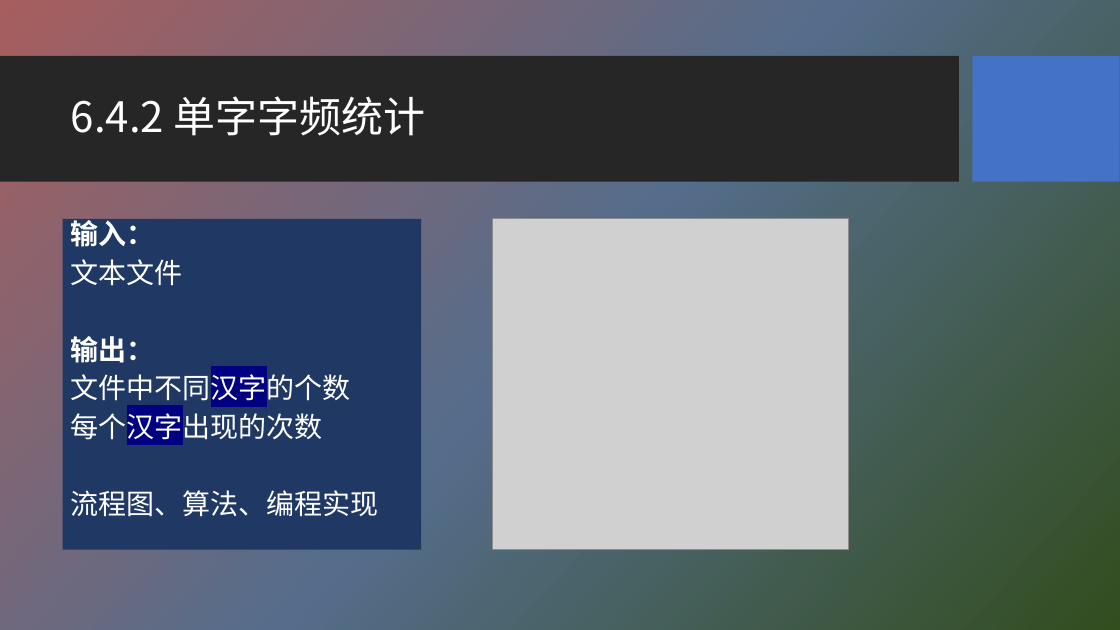
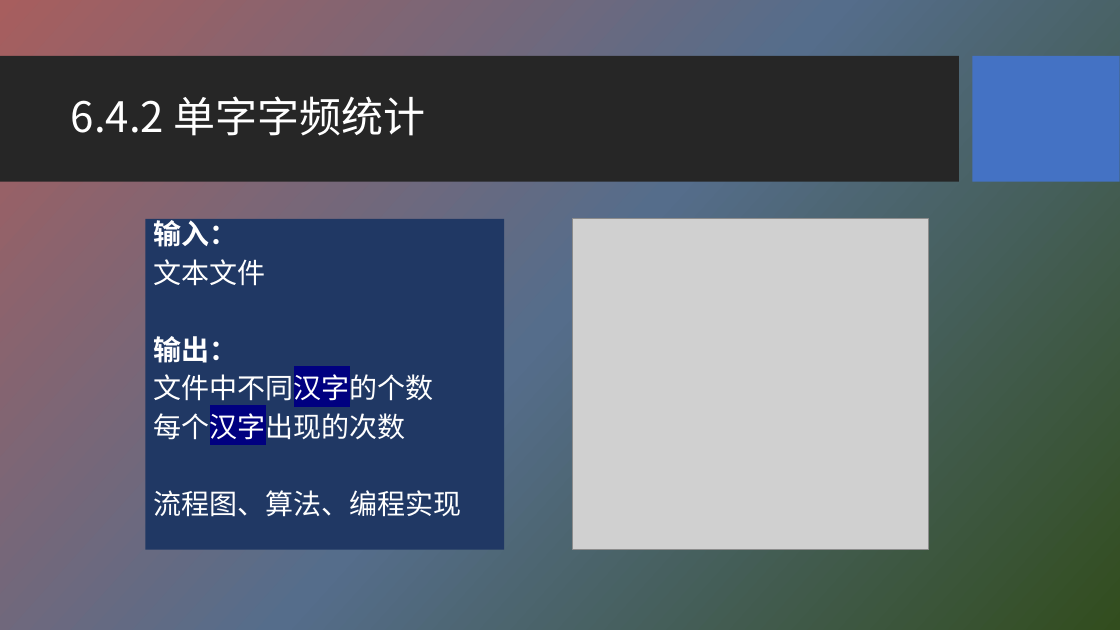
Before and after one commit to HBU/NLP_PPT, a slide deck: slide 32 of PPT-2020/ch06 字符编码与字频统计.pptx. Drawn at 1120x630 pixels with LibreOffice and Linux fonts; fonts in the diff are those of the drawing; grey boxes stand for pictures; background and template pictures are left out. Boxes give left, top, right and bottom in pixels: in the first picture for what was removed or moved away, otherwise in the second. Text is boxed around its words. In the diff, an @@ line names an element or a change of style, - is before the commit and + after.

```diff
--- a/PPT-2020/ch06 字符编码与字频统计.pptx
+++ b/PPT-2020/ch06 字符编码与字频统计.pptx
@@ text "输入：": place and size @@
-text "输入：" at [62, 219, 421, 550]
+text "输入：" at [145, 219, 504, 550]
@@ picture: place and size @@
-picture at [493, 219, 849, 550]
+picture at [573, 219, 929, 550]
```
Also in this commit, not shown: 5 other slides changed.
